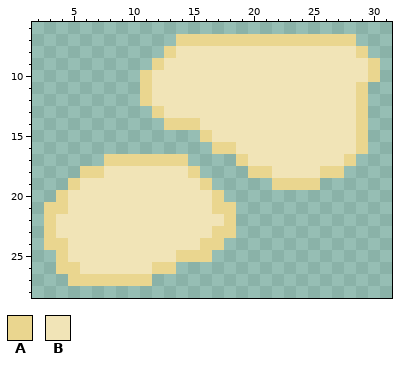
Two states of a pixel-art sprite, chasergame_GodotTest/Assets/UpdatedAssets/ChapelRoom/debris4.png. Above: the version before the commit.
The file is 32x32 pixels. Shown: x 2..31, y 6..28.
Palette (. is transparent): A #ead68f  B #f1e4b7
Pixels before, first column x 3:
 7 ...........AAAAAAAAAAAAAAA..
 8 ..........ABBBBBBBBBBBBBBBA.
 9 .........ABBBBBBBBBBBBBBBBBA
10 ........ABBBBBBBBBBBBBBBBBBA
11 ........ABBBBBBBBBBBBBBBBBA.
12 ........ABBBBBBBBBBBBBBBBBA.
13 .........ABBBBBBBBBBBBBBBBA.
14 ..........AAABBBBBBBBBBBBBA.
15 .............ABBBBBBBBBBBBA.
16 ..............AABBBBBBBBBBA.
17 .....AAAAAAA....ABBBBBBBBA..
18 ...AABBBBBBBA....AABBBBAA...
19 ..ABBBBBBBBBBA.....AAAA.....
20 .ABBBBBBBBBBBBA.............
21 AABBBBBBBBBBBBAA............
22 ABBBBBBBBBBBBBBA............
23 ABBBBBBBBBBBBBAA............
24 AABBBBBBBBBBBAA.............
25 .ABBBBBBBBBAAA..............
26 .AABBBBBBAA.................
27 ..AAAAAAA...................
And afterwards:
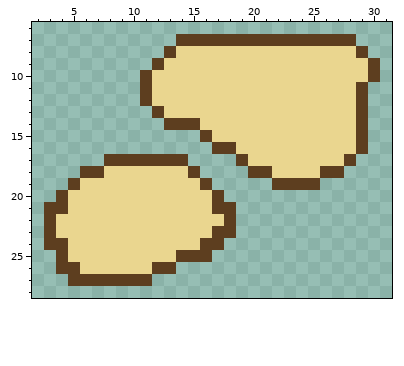
Diff:
Colour A changes from #ead68f to #5d3e1f.
Colour B changes from #f1e4b7 to #ead68f.
Pixel boxes of the changes (left, top, right, bottom) in both pictures:
changed: (44, 34, 380, 286)
